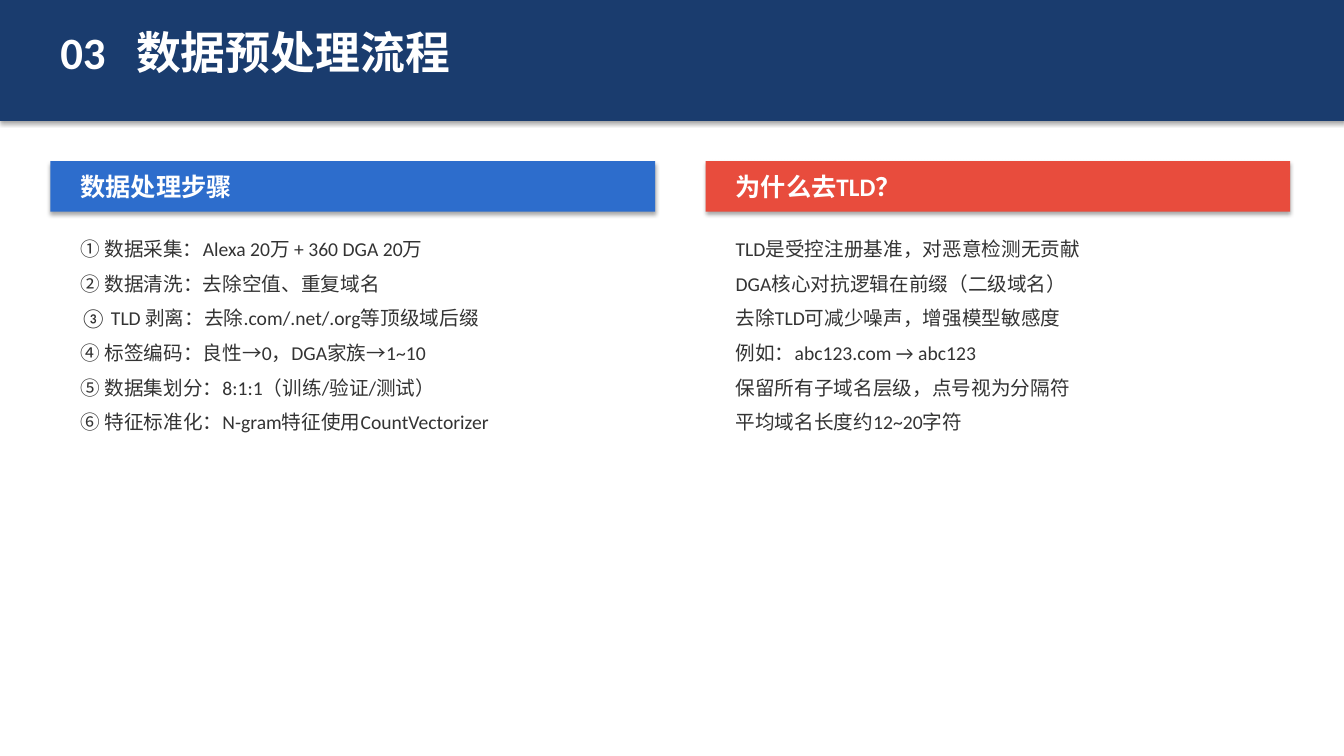
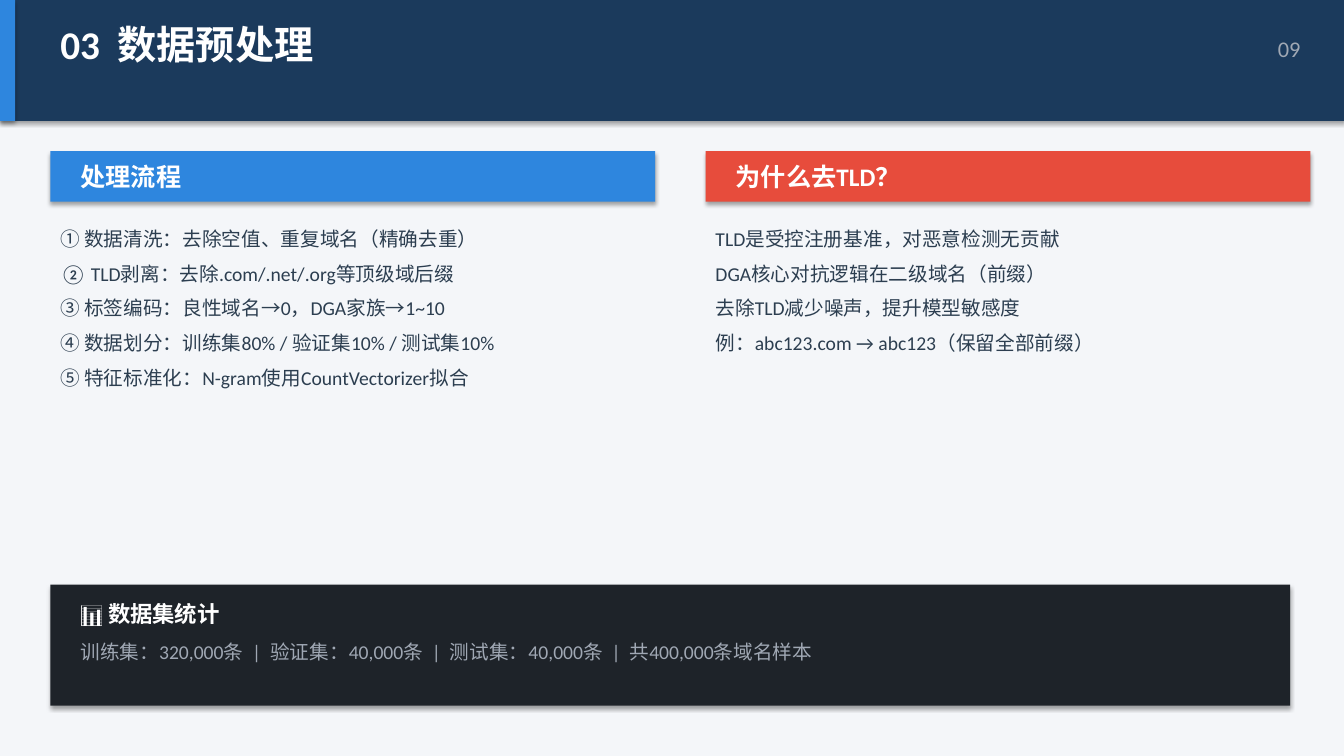
Before and after one commit to sweeete/Cloud-Security-Study, a slide deck: slide 8 of Graduation-Project/毕业答辩PPT.pptx (slide 14 before the commit). Drawn at 1344x756 pixels with LibreOffice and Linux fonts; fonts in the diff are those of the drawing. Boxes give left, top, right and bottom in pixels: in the first picture for what was removed or moved away, otherwise in the second. Text is boxed around its words. In the diff, an @@ line names an element or a change of style, - is before the commit and + after.

```diff
--- a/Graduation-Project/毕业答辩PPT.pptx
+++ b/Graduation-Project/毕业答辩PPT.pptx
@@ background #FFFFFF to #F4F6F9 @@
@@ rectangle at box(0, 0, 1344, 121): fill #1A3C6E to #1B3A5C @@
@@ rectangle added at box(0, 0, 15, 121), fill #2E86DE @@
@@ text at box(60, 25, 314, 63): text changed; size 32 to 28 pt @@
-03 数据预处理流程
+03 数据预处理
@@ text added at box(1278, 42, 1301, 57), 16 pt, text #A0A8B4 @@
+09
@@ rectangle: place and size @@
-rectangle at box(50, 161, 655, 212)
+rectangle at box(50, 151, 655, 202)
@@ rectangle at box(50, 151, 655, 202): fill #2D6DCC to #2E86DE @@
@@ text at box(80, 164, 181, 188): text changed @@
-数据处理步骤
+处理流程
@@ rectangle: place and size @@
-rectangle at box(706, 161, 1291, 212)
+rectangle at box(706, 151, 1311, 202)
@@ rectangle at box(706, 151, 1311, 202): fill #E84C3D to #E74C3C @@
@@ text "为什么去TLD？": place and size @@
-text "为什么去TLD？" at box(736, 174, 901, 199)
+text "为什么去TLD？" at box(736, 164, 901, 189)
@@ text at box(60, 229, 494, 389): text changed; text colour #333333 to #2C3E50 @@
-① 数据采集：Alexa 20万 + 360 DGA 20万
-② 数据清洗：去除空值、重复域名
-③ TLD 剥离：去除.com/.net/.org等顶级域后缀
-④ 标签编码：良性→0，DGA家族→1~10
-⑤ 数据集划分：8:1:1（训练/验证/测试）
-⑥ 特征标准化：N-gram特征使用CountVectorizer
+① 数据清洗：去除空值、重复域名（精确去重）
+② TLD剥离：去除.com/.net/.org等顶级域后缀
+③ 标签编码：良性域名→0，DGA家族→1~10
+④ 数据划分：训练集80% / 验证集10% / 测试集10%
+⑤ 特征标准化：N-gram使用CountVectorizer拟合
@@ text "TLD是受控注册基准，对恶意检测无贡献": place and size @@
-text "TLD是受控注册基准，对恶意检测无贡献" at box(736, 240, 1080, 431)
+text "TLD是受控注册基准，对恶意检测无贡献" at box(715, 230, 1093, 352)
@@ text at box(715, 230, 1059, 248): text colour #333333 to #2C3E50 in "TLD是受控注册基准，对恶意检测无贡献" @@
@@ text at box(715, 264, 1093, 352): text changed; text colour #333333 to #2C3E50 @@
-DGA核心对抗逻辑在前缀（二级域名）
-去除TLD可减少噪声，增强模型敏感度
-例如：abc123.com → abc123
-保留所有子域名层级，点号视为分隔符
-平均域名长度约12~20字符
+DGA核心对抗逻辑在二级域名（前缀）
+去除TLD减少噪声，提升模型敏感度
+例：abc123.com → abc123（保留全部前缀）
@@ rectangle added at box(50, 585, 1291, 706), fill #1E2329 @@
@@ text added at box(108, 603, 220, 624), 16 pt, text #FFFFFF, bold @@
+📊 数据集统计
@@ text added at box(80, 642, 812, 661), 14 pt, text #A0A8B4 @@
+训练集：320,000条 | 验证集：40,000条 | 测试集：40,000条 | 共400,000条域名样本
```
Also in this commit, not shown: 13 other slides changed, 2 slides added, 4 slides removed, 1 other file.
